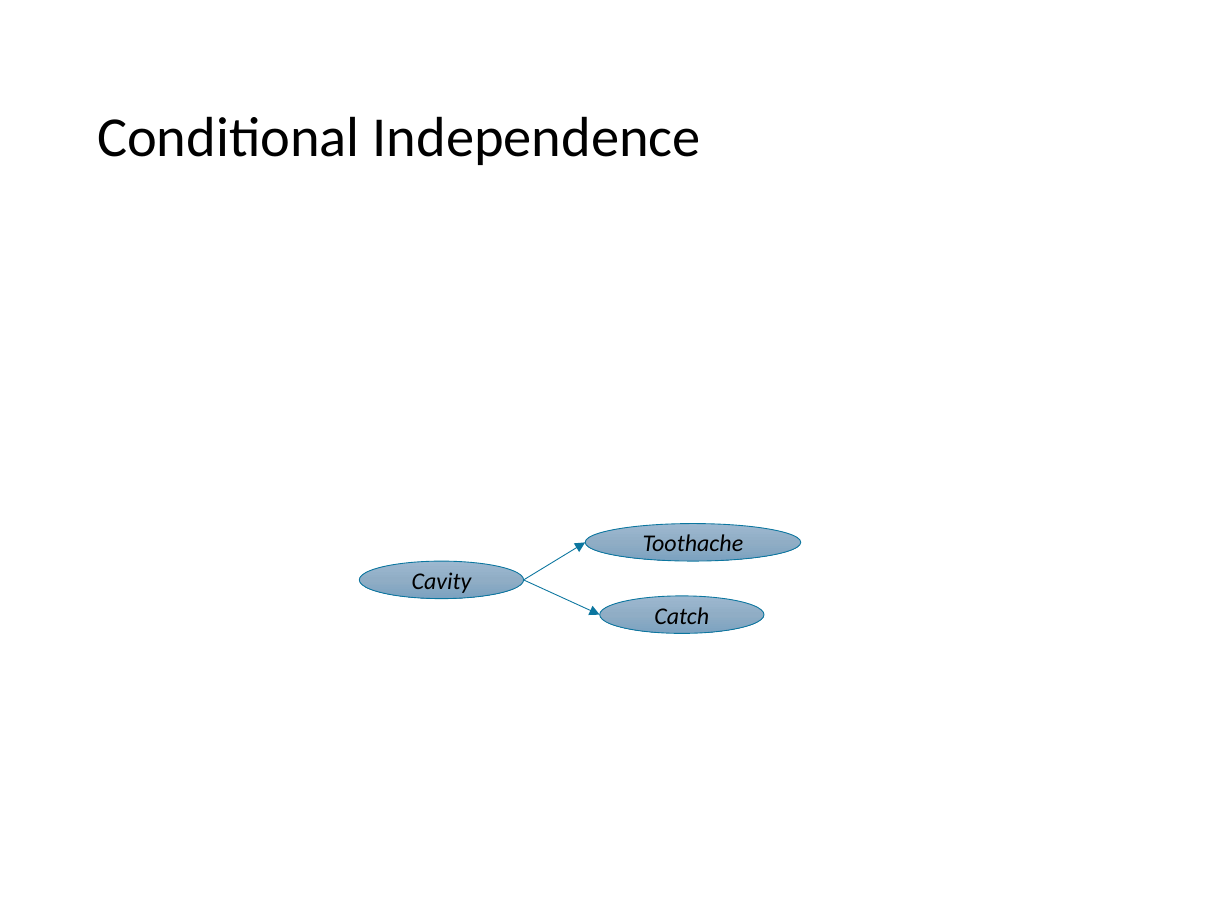
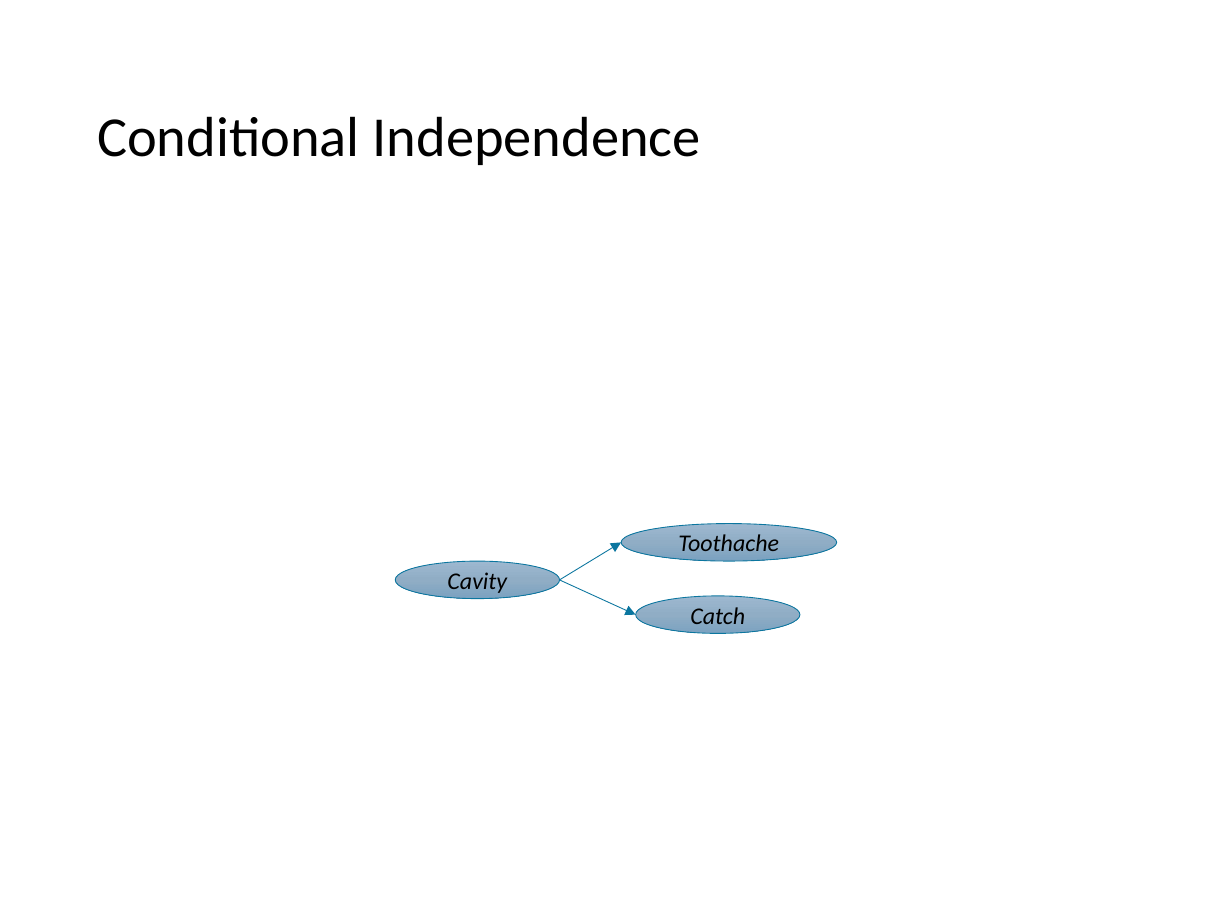
Before and after one commit to mhahsler/CS7320-AI, a slide deck: slide 20 of slides/12_uncertainty.pptx. Drawn at 1232x924 pixels with LibreOffice and Linux fonts; fonts in the diff are those of the drawing; grey boxes stand for pictures. Boxes give left, top, right and bottom in pixels: in the first picture for what was removed or moved away, otherwise in the second. Text is boxed around its words. In the diff, an @@ line names an element or a change of style, - is before the commit and + after.

Commit message:
improved definition of independence.

```diff
--- a/slides/12_uncertainty.pptx
+++ b/slides/12_uncertainty.pptx
@@ 3 ellipses, 2 arrows: place and size @@
-3 ellipses, 2 arrows at box(360, 524, 801, 633)
+3 ellipses, 2 arrows at box(395, 524, 837, 633)
```
Also in this commit, not shown: 6 other slides changed, 1 other file.
